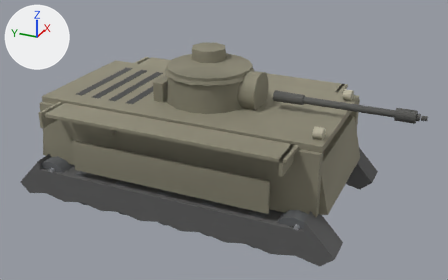
Before and after pictures for a commit that changed the glTF model client/assets/models/matilda.glb.
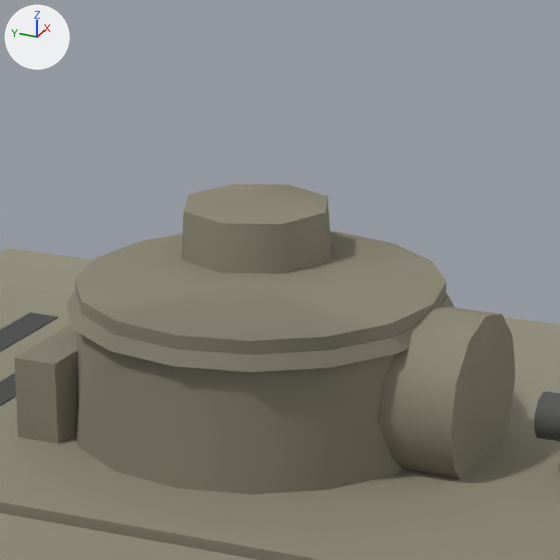
The first picture shows the older version from a 50 mm lens placed at (-10.15, -5.06, 6.3), pointed at (-0.14, -0.56, 1.3). The close-ups show the older and then the newer version on the part from 33% to 62% of the width and 0% to 46% of the height of that picture. Only the edits that show in the close-ups are written down. The lights are fixed; the arrows at upper left show +X, +Y and +Z. Where no turn or scale is listed for an object, it has been applied to the vertices. Vertices at exactly the same position are counted once.

Names of what the first close-up shows: 'barrel', 'hullSide', 'hullTop', 'mantlet', 'turretFront', 'turretRear', 'turretRoof', 'turretSide'.
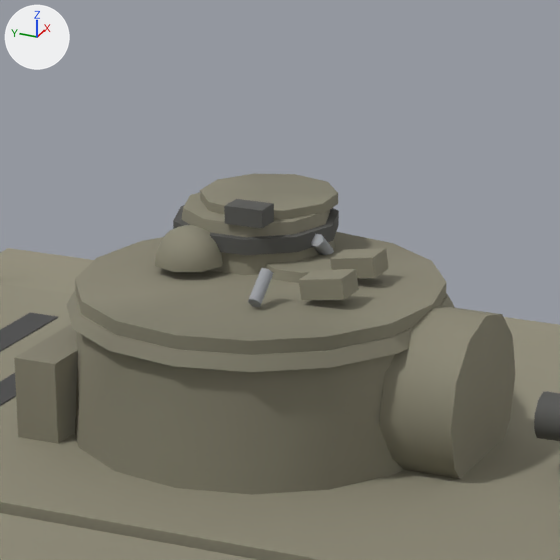
Pixel boxes [x1, y1, x2, y2] of what changed, in the close-ups (560 x 560 px):
'turretRoof', reshaped
    before: [75, 184, 446, 355]
    after: [75, 174, 446, 355]
part 1 of me_mesh_23, added
    after: [173, 205, 339, 255]
part 2 of me_mesh_23, added
    after: [200, 174, 338, 219]
part 3 of me_mesh_23, added
    after: [224, 199, 274, 228]
part 4 of me_mesh_23, added
    after: [265, 249, 341, 283]
part 5 of me_mesh_23, added
    after: [155, 225, 223, 272]
part 6 of me_mesh_23, added
    after: [248, 268, 274, 307]
part 7 of me_mesh_23, added
    after: [311, 234, 334, 255]
part 8 of me_mesh_23, built on
    before: [181, 184, 331, 274]
    after: [182, 192, 389, 300]

The change, as a diff of the scene's bpy script:
```diff
--- a/client/assets/models/matilda.glb.py
+++ b/client/assets/models/matilda.glb.py
@@ me_mesh_23 @@
 # used by ob_turretroof; location = (0.0, -0.2, 2.0)
-me_mesh_23.from_pydata(...)  # 54 vertices, 96 faces; spans x -0.81..0.81, y -0.81..0.81, z 0.63..0.95
+me_mesh_23.from_pydata(...)  # 218 vertices, 380 faces; spans x -0.81..0.81, y -0.81..0.81, z 0.0..1.03
+# me_mesh_23 part 1: a new loose piece, a 10-sided cylinder along z spanning x 0.026..0.739, y -0.175..0.575, z 0.825..0.895, in mat_turretroof_mat
+# me_mesh_23 part 2: a new loose piece, a 10-sided cylinder along z spanning x 0.143..0.762, y -0.128..0.468, z 0.94..0.99, in mat_turretroof_mat
+# me_mesh_23 part 3: a new loose piece, a box spanning x 0.043..0.162, y 0.01..0.19, z 0.95..1.03, in mat_turretroof_mat
+# me_mesh_23 part 4: a new loose piece, a 10-sided cut cone along z (radius 0.21 at the low end, 0.2 at the high end) spanning x 0.034..0.433, y -0.325..0.095, z 0.725..0.775, in mat_turretroof_mat
+# me_mesh_23 part 5: a new loose piece of 41 vertices spanning x -0.16..0.16, y 0.18..0.5, z 0.77..0.93, in mat_turretroof_mat
+# me_mesh_23 part 6: a new loose piece of 14 vertices spanning x -0.4..-0.24, y -0.19..-0.12, z 0.74..0.88, in mat_turretroof_mat
+# me_mesh_23 part 7: a new loose piece of 14 vertices spanning x 0.24..0.4, y -0.19..-0.12, z 0.74..0.88, in mat_turretroof_mat
+# me_mesh_23 part 8: 12 vertices moved from x 0.02..0.74, y -0.05..0.56, z 0.69..0.95 to x 0.07..0.72, y -0.16..0.56, z 0.73..0.95; 5 vertices removed from x 0.14..0.38, y -0.16..0.44, z 0.69..0.95; 25 vertices added at x -0.24..0.59, y -0.5..0.49, z 0.73..0.95
+# other edits to the shape of me_mesh_23 do not show in these pictures
 me_mesh_23.materials.append(mat_turretroof_mat)
```
